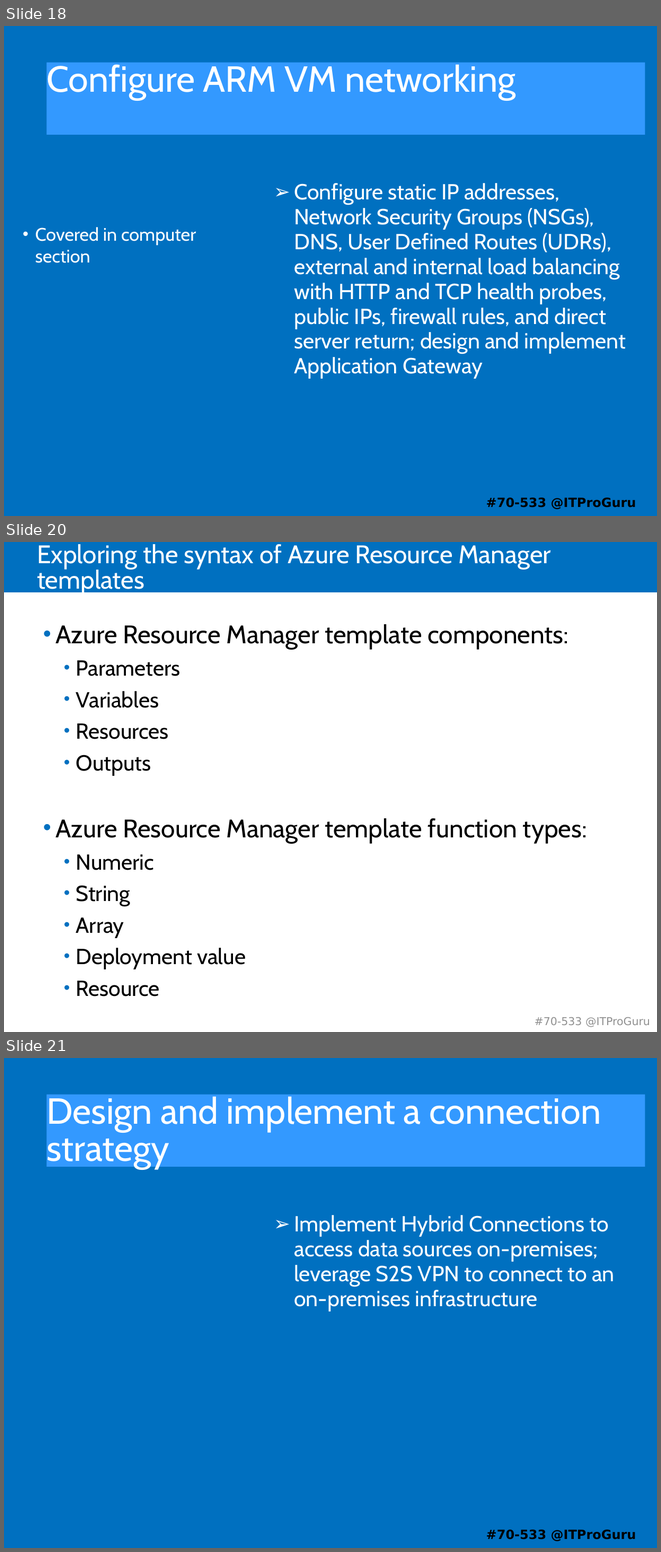
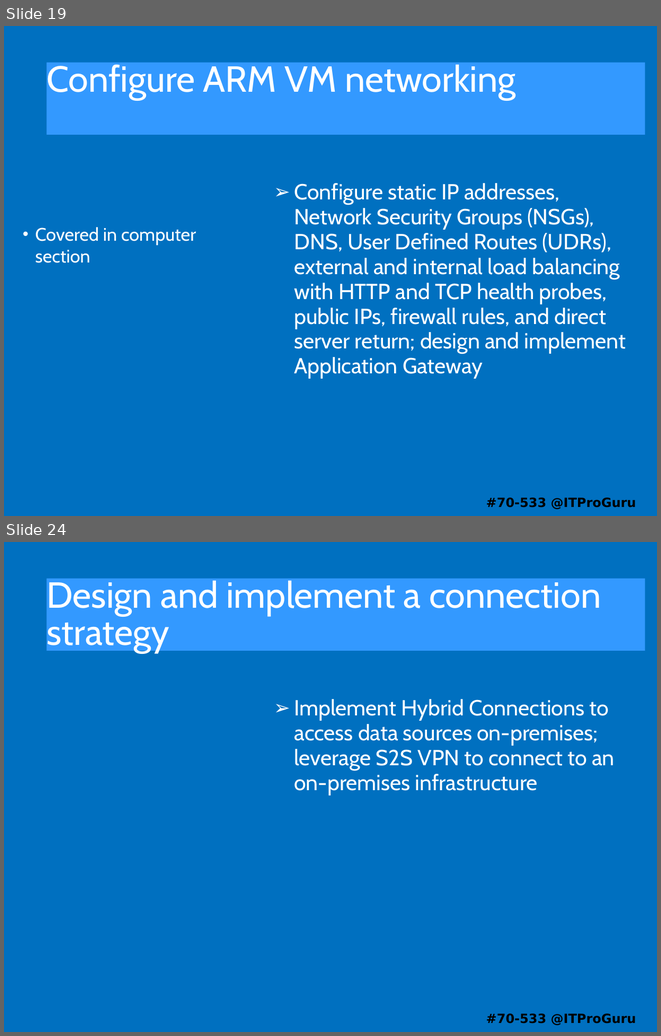
Before and after one commit to guruskill/70-533, a slide deck: 70-533-04-Network.pptx. Shown one above the other, each under a label of ours: slides 18, 20 and 21 before the commit, slides 19 and 24 after it; the slides between them are not shown. The pictures are 661x1552 and 661x1036 pixels, drawn with LibreOffice and Linux fonts; fonts in the diff are those of the drawing. Boxes give left, top, right and bottom in pixels: in the first picture for what was removed or moved away, otherwise in the second. Text is boxed around its words. In the diff, an @@ line names an element or a change of style, - is before the commit and + after.

```diff
--- a/70-533-04-Network.pptx
+++ b/70-533-04-Network.pptx
@@ slide 20 removed at (4,542,657,1032), background #FFFFFF @@
@@ rectangle removed at (4,542,657,592) @@
@@ title removed at (37,544,551,595) @@
-Exploring the syntax of Azure Resource Manager templates
@@ text removed at (55,624,587,996) @@
-• Azure Resource Manager template components:
-  • Parameters
-  • Variables
-  • Resources
-  • Outputs
-• Azure Resource Manager template function types:
-  • Numeric
-  • String
-  • Array
-  • Deployment value
-  • Resource
@@ text removed at (535,1017,650,1027) @@
-#70-533 @ITProGuru
@@ what was slide 18 is now slide 19 @@
@@ what was slide 21 is now slide 24 @@
```
Also in this commit, not shown: 4 slides changed, 7 slides added, 6 other slides removed.
